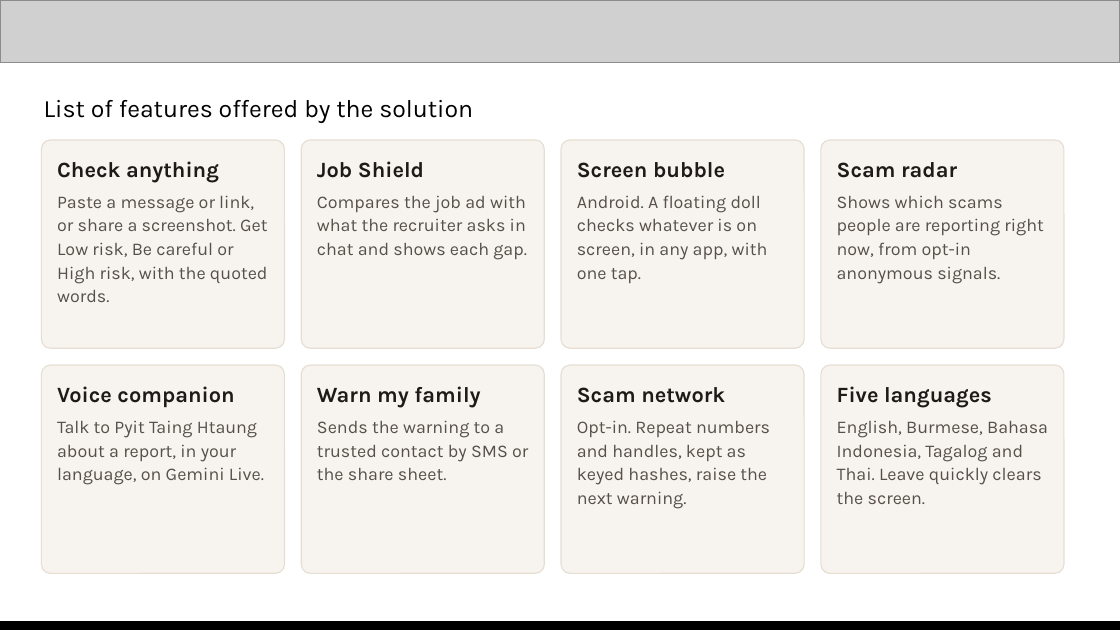
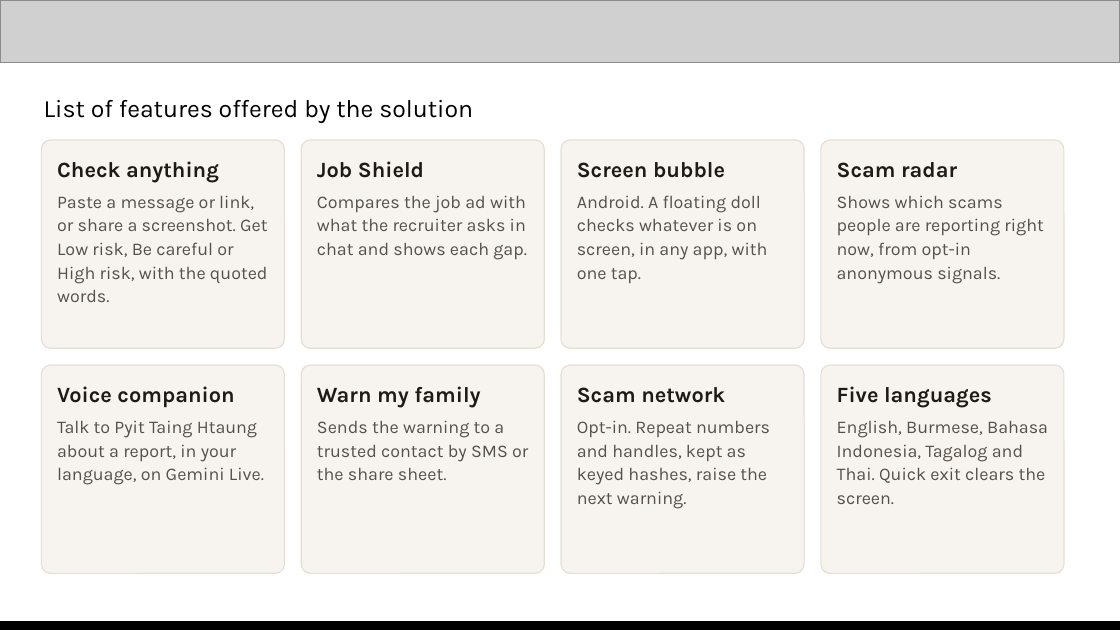
Before and after one commit to minthein128/scamshield, a slide deck: slide 4 of pitch/Kakwe-AIBuilderCup-submission.pptx. Drawn at 1120x630 pixels with LibreOffice and Linux fonts; fonts in the diff are those of the drawing; grey boxes stand for pictures. Boxes give left, top, right and bottom in pixels: in the first picture for what was removed or moved away, otherwise in the second. Text is boxed around its words. In the diff, an @@ line names an element or a change of style, - is before the commit and + after.

Commit message:
docs: call the exit button Quick exit in the submission deck

```diff
--- a/pitch/Kakwe-AIBuilderCup-submission.pptx
+++ b/pitch/Kakwe-AIBuilderCup-submission.pptx
@@ text at [837,421,1048,504]: text changed @@
-English, Burmese, Bahasa Indonesia, Tagalog and Thai. Leave quickly clears the screen.
+English, Burmese, Bahasa Indonesia, Tagalog and Thai. Quick exit clears the screen.
```
Also in this commit, not shown: 1 other slide changed, 2 other files.
